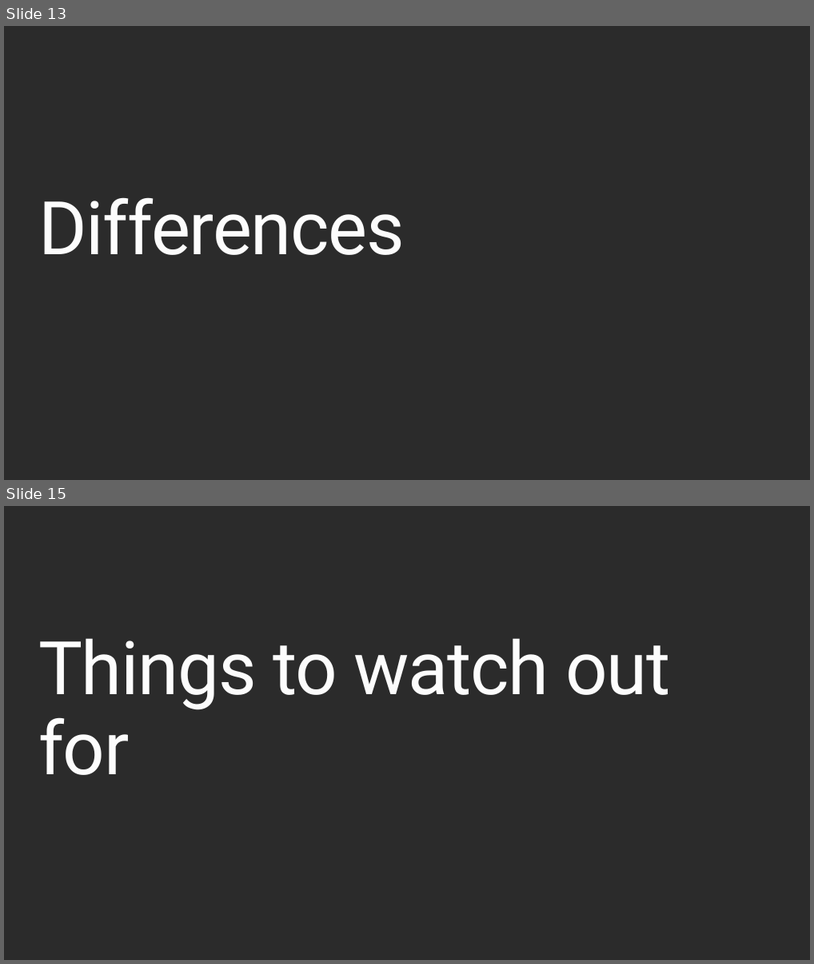
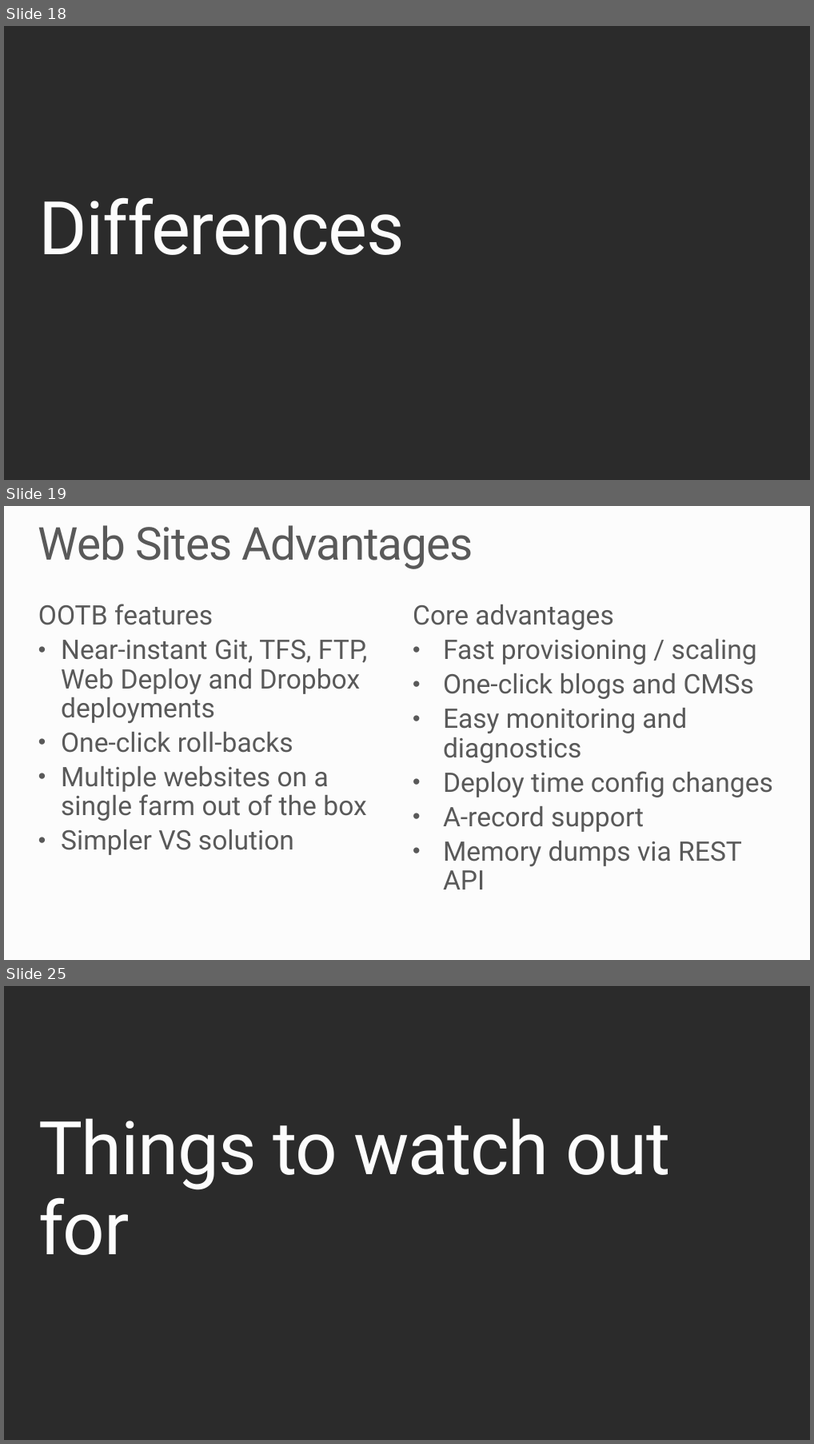
Before and after one commit to robdmoore/AzureWebAppsPresentation, a slide deck: Presentation.pptx. Shown one above the other, each under a label of ours: slides 13 and 15 before the commit, slides 18, 19 and 25 after it; the slides between them are not shown. The pictures are 814x964 and 814x1444 pixels, drawn with LibreOffice and Linux fonts; fonts in the diff are those of the drawing; background and template pictures are left out; a plain dark background stands for a picture behind light text. Boxes give left, top, right and bottom in pixels: in the first picture for what was removed or moved away, otherwise in the second. Text is boxed around its words. In the diff, an @@ line names an element or a change of style, - is before the commit and + after.

```diff
--- a/Presentation.pptx
+++ b/Presentation.pptx
@@ slide 19 added at box(4, 506, 810, 960), background #FCFCFC @@
@@ title added at box(38, 525, 473, 569), 54 pt, text #595959 @@
+Web Sites Advantages
@@ text added at box(38, 604, 367, 855), 32 pt, text #595959 @@
+OOTB features
+• Near-instant Git, TFS, FTP, Web Deploy and Dropbox deployments
+• One-click roll-backs
+• Multiple websites on a single farm out of the box
+• Simpler VS solution
@@ text added at box(413, 604, 774, 889), 32 pt, text #595959 @@
+Core advantages
+• Fast provisioning / scaling
+• One-click blogs and CMSs
+• Easy monitoring and diagnostics
+• Deploy time config changes
+• A-record support
+• Memory dumps via REST API
@@ what was slide 13 is now slide 18 @@
@@ what was slide 15 is now slide 25 @@
```
Also in this commit, not shown: 2 slides changed, 17 other slides added, 5 slides removed.
